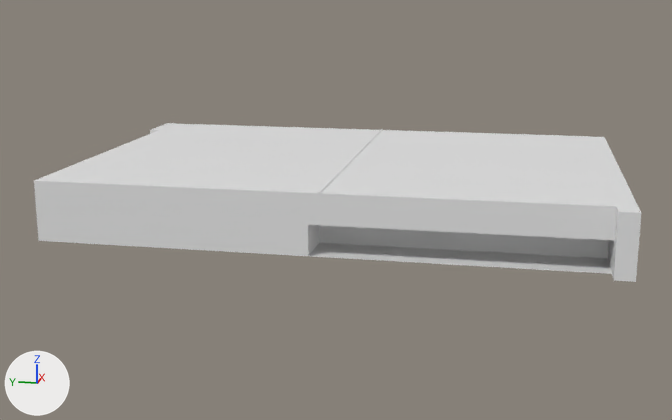
Two versions of the Blender file Objects/e130n30/e135n34/RJBB-cargo-apron-rectangular-warehouse.blend, one commit apart.
Rendered twice from a camera (50 mm lens) standing at (-170.7, -28.6, 36.1) and looking at (-8.2, 3.9, -4.5). Lighting does not change. The marker at lower left points along +X, +Y and +Z.
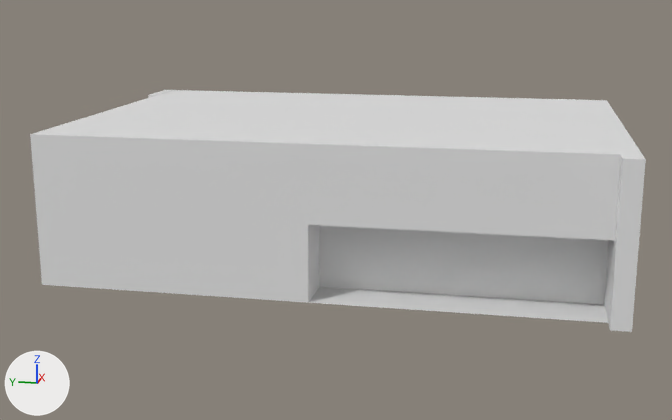
The change, as a list of edits to the scene's bpy script:
```text
Change ob_cube_002:
    ob_cube_002.scale: (5.0, 1.0, 5.0) -> (5.0, 1.0, 12.5)
Change ob_cube_001:
    ob_cube_001.scale: (31.5, 45.0, 5.0) -> (31.5, 45.0, 12.5)
Change ob_cube:
    ob_cube.scale: (33.0, 1.5, 5.0) -> (33.0, 1.5, 12.5)
```

Boxes (x1, y1, x2, y2) around the edits, measured in the pictures (672 x 420 px):
'Cube.001', rescaled (55% taller)
    before: (34, 124, 617, 274)
    after: (30, 90, 621, 323)
'Cube', rescaled (59% taller)
    before: (589, 136, 641, 282)
    after: (592, 100, 646, 332)
'Cube.002', rescaled
    before: (150, 123, 176, 134)
    after: (148, 90, 173, 98)
